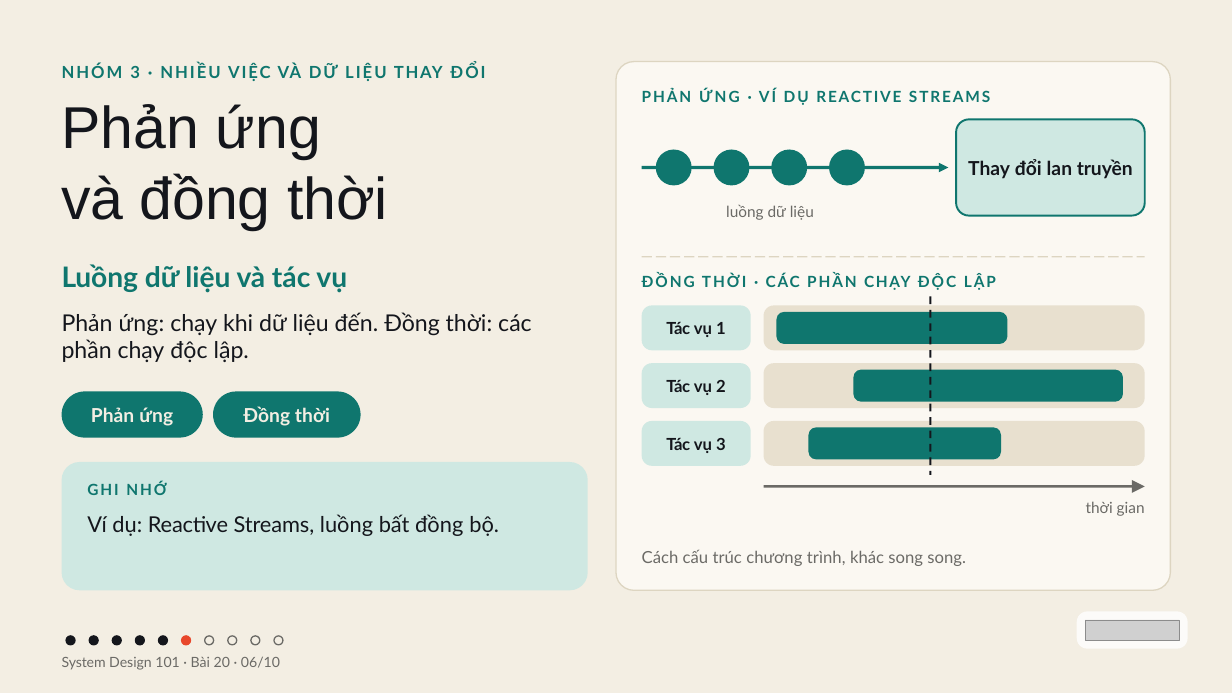
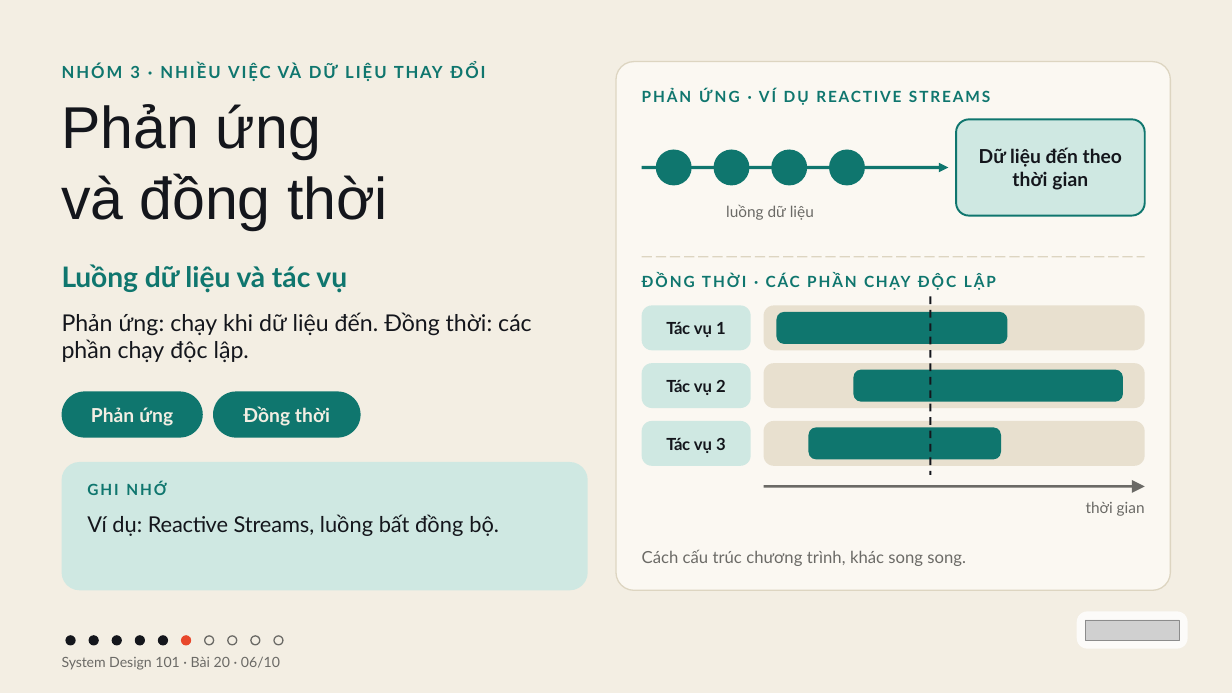
Before and after one commit to vohoailinh90/tool-marketing-studio, a slide deck: slide 6 of system-design-101/vi/lessons/sd-10-020/slides/sd-10-020.pptx. Drawn at 1232x693 pixels with LibreOffice and Linux fonts; fonts in the diff are those of the drawing; grey boxes stand for pictures. Boxes give left, top, right and bottom in pixels: in the first picture for what was removed or moved away, otherwise in the second. Text is boxed around its words. In the diff, an @@ line names an element or a change of style, - is before the commit and + after.

```diff
--- a/system-design-101/vi/lessons/sd-10-020/slides/sd-10-020.pptx
+++ b/system-design-101/vi/lessons/sd-10-020/slides/sd-10-020.pptx
@@ text in rounded rectangle at bbox=[979, 147, 1122, 190]: text changed @@
-Thay đổi lan truyền
+Dữ liệu đến theo thời gian
```
Also in this commit, not shown: 2 other files.
